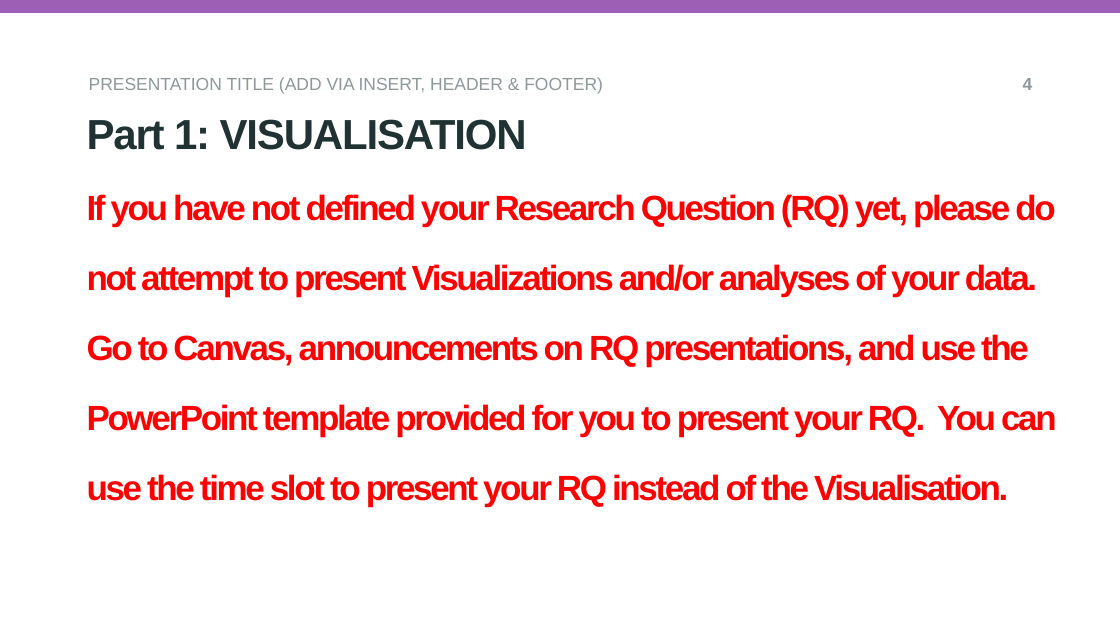
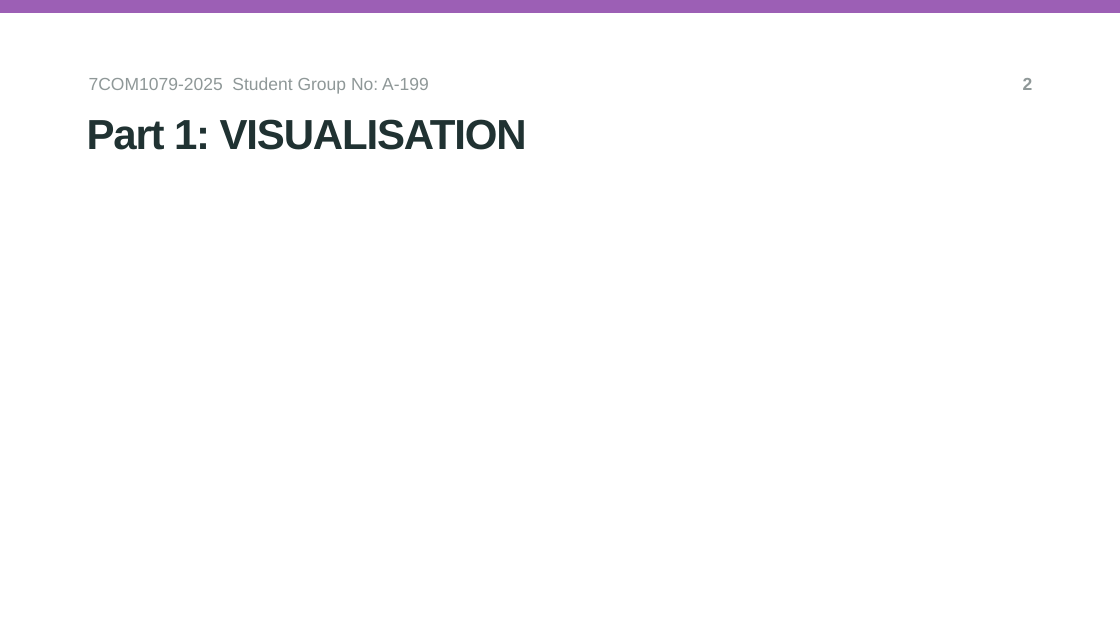
Before and after one commit to oc24aan/group-assignment-7COM1079, a slide deck: slide 2 of Danial/vis_and_analysis_student_demo_template.pptx (slide 4 before the commit). Drawn at 1120x630 pixels with LibreOffice and Linux fonts; fonts in the diff are those of the drawing; background and template pictures are left out. Boxes give left, top, right and bottom in pixels: in the first picture for what was removed or moved away, otherwise in the second. Text is boxed around its words. In the diff, an @@ line names an element or a change of style, - is before the commit and + after.

Commit message:
feat: add precipitation analysis script, visualizations, and final vwesion of second presentation
This commit introduces the analysis for the London Weather from 1979 to 2020. Changes included: Added R script for statistical testing, generated Histogram and Boxplot visualizations, and included the final PowerPoint presentation.

```diff
--- a/Danial/vis_and_analysis_student_demo_template.pptx
+++ b/Danial/vis_and_analysis_student_demo_template.pptx
@@ text at (x1=89, y1=77, x2=429, y2=94): text changed @@
-PRESENTATION TITLE (ADD VIA INSERT, HEADER & FOOTER)
+7COM1079-2025 Student Group No: A-199
@@ page number at (x1=1023, y1=78, x2=1033, y2=90): text changed @@
-4
+2
@@ title removed at (x1=87, y1=194, x2=1057, y2=507) @@
-If you have not defined your Research Question (RQ) yet, please do not attempt to present Visualizations and/or analyses of your data. Go to Canvas, announcements on RQ presentations, and use the PowerPoint template provided for you to present your RQ. You can use the time slot to present your RQ instead of the Visualisation.
```
Also in this commit, not shown: 3 other slides changed, 5 slides added, 9 slides removed, 13 other files.
